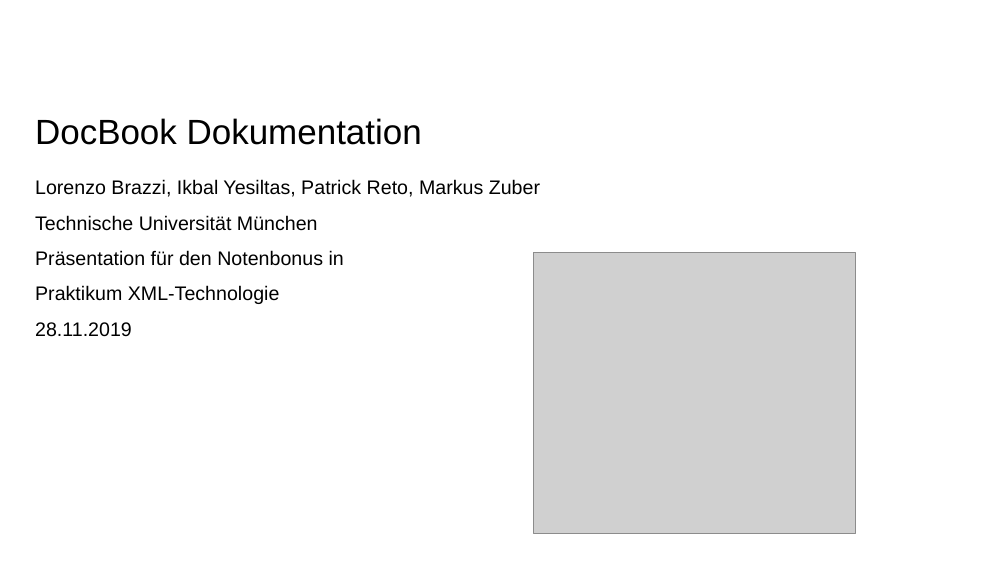
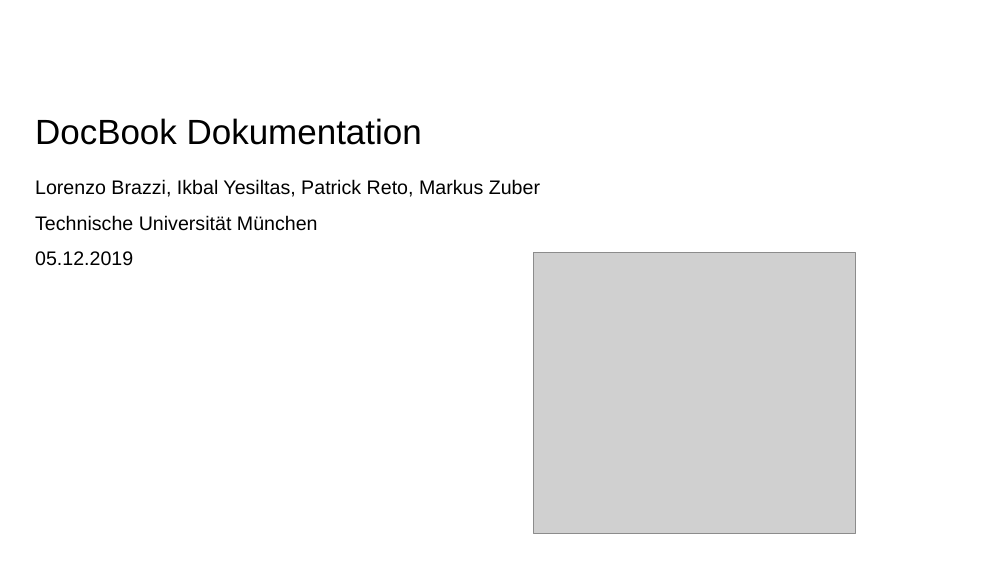
Before and after one commit to LorenzoBrazzi-zz/XML_Praktikum, a slide deck: slide 1 of Präsentationen/PP_notenbonus.pptx. Drawn at 1008x567 pixels with LibreOffice and Linux fonts; fonts in the diff are those of the drawing; grey boxes stand for pictures; background and template pictures are left out. Boxes give left, top, right and bottom in pixels: in the first picture for what was removed or moved away, otherwise in the second. Text is boxed around its words. In the diff, an @@ line names an element or a change of style, - is before the commit and + after.

```diff
--- a/Präsentationen/PP_notenbonus.pptx
+++ b/Präsentationen/PP_notenbonus.pptx
@@ text at box(35, 251, 133, 266): text changed @@
-Präsentation für den Notenbonus in
-Praktikum XML-Technologie
-28.11.2019
+05.12.2019
```
Also in this commit, not shown: 6 other slides changed, 1 slide added, 5 slides removed, 8 other files.
